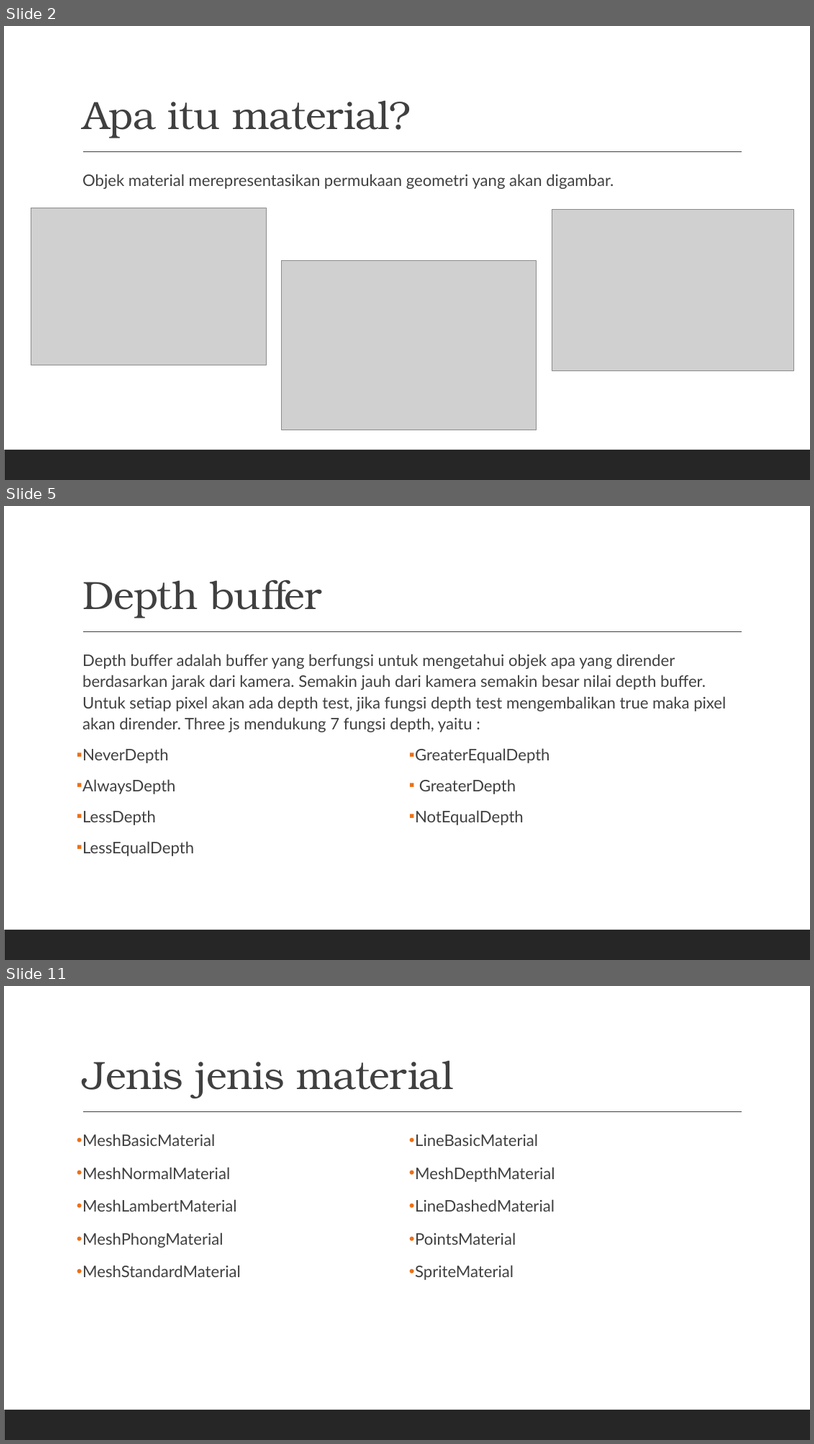
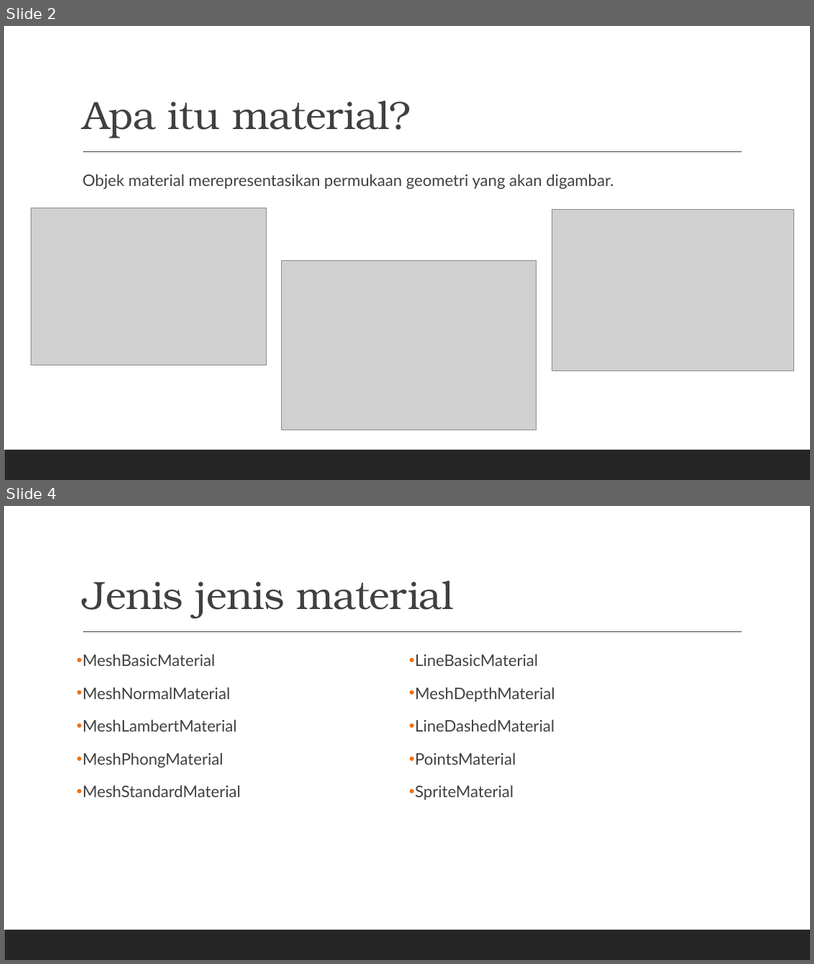
Before and after one commit to grafkom-2020/presentasi-threejs-grafkom-gang, a slide deck: documents/MATERIAL.pptx. Shown one above the other, each under a label of ours: slides 2, 5 and 11 before the commit, slides 2 and 4 after it; the slides between them are not shown. The pictures are 814x1444 and 814x964 pixels, drawn with LibreOffice and Linux fonts; fonts in the diff are those of the drawing; grey boxes stand for pictures. Boxes give left, top, right and bottom in pixels: in the first picture for what was removed or moved away, otherwise in the second. Text is boxed around its words. In the diff, an @@ line names an element or a change of style, - is before the commit and + after.

```diff
--- a/documents/MATERIAL.pptx
+++ b/documents/MATERIAL.pptx
@@ slide 5 removed at [4,506,810,960], background #FFFFFF; not listed: 2 template elements that a slide beside it also shows @@
@@ title removed at [82,579,322,618] @@
-Depth buffer
@@ text removed at [82,654,726,732] @@
-  Depth buffer adalah buffer yang berfungsi untuk mengetahui objek apa yang dirender berdasarkan jarak dari kamera. Semakin jauh dari kamera semakin besar nilai depth buffer. Untuk setiap pixel akan ada depth test, jika fungsi depth test mengembalikan true maka pixel akan dirender. Three js mendukung 7 fungsi depth, yaitu :
@@ text removed at [82,748,194,856] @@
-▪ NeverDepth
-▪ AlwaysDepth
-▪ LessDepth
-▪ LessEqualDepth
-▪ GreaterEqualDepth
-▪ GreaterDepth
-▪ NotEqualDepth
@@ what was slide 11 is now slide 4 @@
```
Also in this commit, not shown: 1 slide added, 7 other slides removed.
